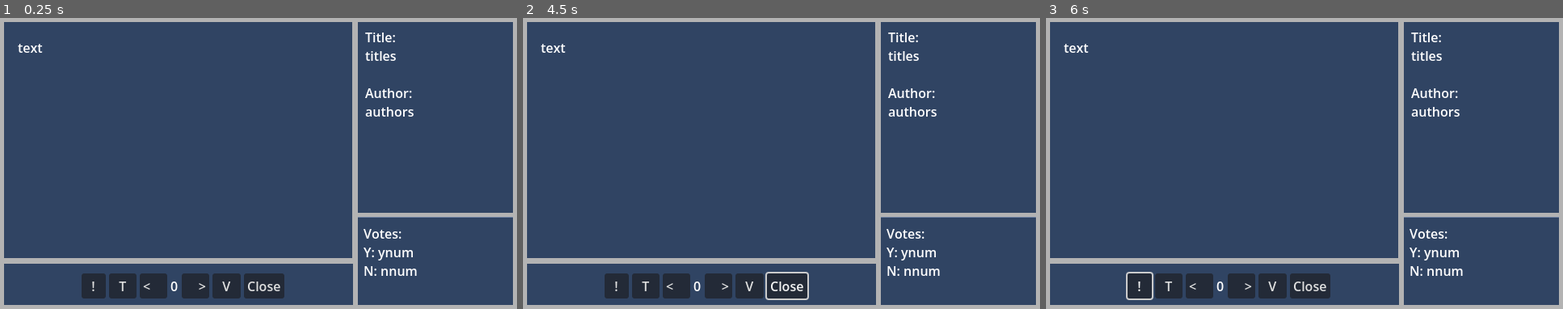
Above: before the commit, frames 1-3 (left to right).
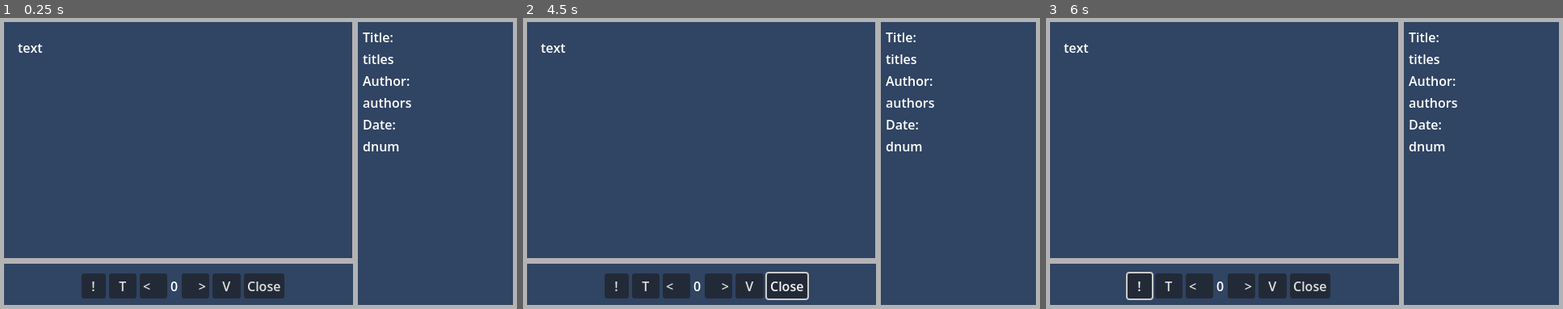
Above: after the commit, the same moments.

Repository: UrieW/urie-openresearch
Game: Godot game, scene res://scenes/app/explorers/text_explorer.tscn
Two runs of this game, one before a commit and one after it. Both use one fixed random seed, a clock stepped at 60 frames per second and the inputs below. The project has no main scene, so this scene is started directly.
Inputs (mouse positions are in pixels of both pictures, inside the frame that each line leads up to):
- Up to frame 1 (0.25 s): no input
- Up to frame 2 (4.5 s): click "!" at 0.5 s; click "T" at 1.25 s; click "<" at 2 s; click ">" at 2.75 s; click "V" at 3.5 s; tap Enter at 4.25 s; move the mouse to (895, 148) at 4.27 s; hold Right (ui_right) from 4.28 s (still down)
- Up to frame 3 (6 s): move the mouse to (1201, 178) at 5.02 s; release Right (ui_right) at 5.03 s; hold Down (ui_down) 5.03-5.78 s; move the mouse to (1356, 99) at 5.77 s; hold Right (ui_right) from 5.78 s (still down)

The runs differ from the first frame. In frame 1, 2.0% of the frame differs, in the area x 69-100%, y 5-89%; in frame 2, 2.0%; in frame 3, 2.0%.
Error in both runs: Invalid access to property or key 'body' on a base object of type 'Nil'. (res://scripts/app/explorers/text_explorer.gd:28)

Commit message:
see changelog

Diff:
--- a/scenes/app/explorers/file_explorer.tscn
+++ b/scenes/app/explorers/file_explorer.tscn
@@ -3,6 +3,7 @@
 [ext_resource type="Script" uid="uid://det80om7ugits" path="res://scripts/app/explorers/file_explorer.gd" id="1_fj7rl"]
 [ext_resource type="StyleBox" uid="uid://dov5ojj1ufpxr" path="res://shaders/windowstyle1.tres" id="1_i8734"]
 [ext_resource type="StyleBox" uid="uid://cpwrhl42uw007" path="res://shaders/windowstyle2.tres" id="1_lx5on"]
+[ext_resource type="PackedScene" uid="uid://brknac0hhad0t" path="res://scenes/ui/windows/txt_subinfo2.tscn" id="4_uji8x"]
 
 [node name="fileexplorer" type="Control" unique_id=1777768152]
 layout_mode = 3
@@ -133,17 +134,6 @@
 grow_vertical = 2
 theme_override_styles/panel = ExtResource("1_i8734")
 
-[node name="iteminfo" type="RichTextLabel" parent="subinfo1" unique_id=1044744483]
-layout_mode = 1
-anchors_preset = -1
-anchor_left = 0.074
-anchor_top = 0.042000003
-anchor_right = 0.92100006
-anchor_bottom = 0.95300007
-offset_left = 0.052000046
-offset_top = -0.12000084
-offset_right = -0.042007446
-offset_bottom = -0.08001709
-grow_horizontal = 2
-text = "item info"
-scroll_active = false
+[node name="textrows2" parent="subinfo1" unique_id=1358912823 instance=ExtResource("4_uji8x")]
+layout_mode = 0
+anchors_preset = 0
--- a/scenes/app/explorers/text_explorer.tscn
+++ b/scenes/app/explorers/text_explorer.tscn
@@ -2,6 +2,7 @@
 
 [ext_resource type="Script" uid="uid://ct2p3d4cju70b" path="res://scripts/app/explorers/text_explorer.gd" id="1_qv0mg"]
 [ext_resource type="StyleBox" uid="uid://dov5ojj1ufpxr" path="res://shaders/windowstyle1.tres" id="1_u1tf7"]
+[ext_resource type="PackedScene" uid="uid://46wjay2vvumn" path="res://scenes/ui/windows/txt_subinfo.tscn" id="3_7gvft"]
 
 [node name="textexplorer" type="Control" unique_id=1777768152]
 layout_mode = 3
@@ -97,60 +98,20 @@
 anchors_preset = -1
 anchor_left = 0.684
 anchor_right = 1.0
-anchor_bottom = 0.68600005
+anchor_bottom = 0.99700004
 offset_left = 0.23999023
-offset_bottom = 0.039978027
+offset_bottom = 1.0799866
 grow_horizontal = 0
 grow_vertical = 2
 theme_override_styles/panel = ExtResource("1_u1tf7")
 
-[node name="subtext" type="RichTextLabel" parent="subinfo" unique_id=1702908319]
-texture_filter = 1
+[node name="textrows" parent="subinfo" unique_id=1822194318 instance=ExtResource("3_7gvft")]
 layout_mode = 1
-anchors_preset = -1
-anchor_left = 0.069000006
-anchor_top = 0.049000002
-anchor_right = 0.94100004
-anchor_bottom = 0.943
-offset_left = 0.061998367
-offset_top = -0.10300064
-offset_right = -0.08201599
-offset_bottom = 0.07899475
-focus_mode = 0
-text = "Title:
-titles
-
-Author:
-authors"
-scroll_active = false
-
-[node name="subinfo2" type="Panel" parent="." unique_id=1867458799]
-layout_mode = 1
-anchors_preset = -1
-anchor_left = 0.684
-anchor_top = 0.40800002
-anchor_right = 1.0
-anchor_bottom = 1.0
-offset_left = 0.23999023
-offset_top = 94.119995
-grow_horizontal = 0
-grow_vertical = 2
-theme_override_styles/panel = ExtResource("1_u1tf7")
-
-[node name="subtext2" type="RichTextLabel" parent="subinfo2" unique_id=511787780]
-texture_filter = 1
-layout_mode = 1
-anchors_preset = -1
-anchor_left = 0.059000004
-anchor_top = 0.11800001
-anchor_right = 0.94100004
-anchor_bottom = 0.9110001
-offset_left = 0.081998825
-offset_top = -0.042012215
-offset_right = -0.08201599
-offset_bottom = -2.0430145
-focus_mode = 0
-text = "Votes:
-Y: ynum
-N: nnum"
-scroll_active = false
+anchor_left = 0.054
+anchor_top = 0.033
+anchor_right = 0.93600005
+anchor_bottom = 0.961
+offset_left = 0.09200001
+offset_top = 0.119999886
+offset_right = -0.072006226
+offset_bottom = 0.039978027
--- /dev/null
+++ b/scenes/ui/windows/txt_subinfo.tscn
@@ -0,0 +1,41 @@
+[gd_scene format=3 uid="uid://46wjay2vvumn"]
+
+[node name="textrows" type="VBoxContainer" unique_id=1822194318]
+anchors_preset = -1
+anchor_left = 0.059000004
+anchor_top = 0.036000002
+anchor_right = 0.94100004
+anchor_bottom = 0.96400005
+offset_left = 0.081998825
+offset_top = 0.03999901
+offset_right = -0.08201599
+offset_bottom = -0.040008545
+grow_horizontal = 2
+
+[node name="tilabel" type="Label" parent="." unique_id=378145644]
+layout_mode = 2
+text = "Title:"
+
+[node name="titles" type="Label" parent="." unique_id=1436214545]
+custom_maximum_size = Vector2(175, 120)
+layout_mode = 2
+text = "titles"
+autowrap_mode = 3
+
+[node name="authlabel" type="Label" parent="." unique_id=1732173655]
+layout_mode = 2
+text = "Author:"
+
+[node name="authors" type="Label" parent="." unique_id=1246249514]
+custom_maximum_size = Vector2(175, 120)
+layout_mode = 2
+text = "authors"
+autowrap_mode = 3
+
+[node name="datelabel" type="Label" parent="." unique_id=1289159441]
+layout_mode = 2
+text = "Date:"
+
+[node name="datetext" type="Label" parent="." unique_id=230739968]
+layout_mode = 2
+text = "dnum"
--- /dev/null
+++ b/scenes/ui/windows/txt_subinfo2.tscn
@@ -0,0 +1,47 @@
+[gd_scene format=3 uid="uid://brknac0hhad0t"]
+
+[node name="textrows2" type="VBoxContainer" unique_id=1358912823]
+anchors_preset = -1
+anchor_left = 0.054
+anchor_top = 0.036000002
+anchor_right = 0.95000005
+anchor_bottom = 0.97200006
+offset_left = 0.09200001
+offset_top = 0.03999901
+offset_right = 0.099990845
+offset_bottom = 0.07998657
+grow_horizontal = 2
+
+[node name="tilabel" type="Label" parent="." unique_id=2027588023]
+layout_mode = 2
+text = "Title:"
+
+[node name="titles" type="Label" parent="." unique_id=574132614]
+layout_mode = 2
+text = "titles"
+
+[node name="authlabel" type="Label" parent="." unique_id=1343002331]
+layout_mode = 2
+text = "Author:"
+
+[node name="authors" type="Label" parent="." unique_id=1961435987]
+custom_maximum_size = Vector2(175, 120)
+layout_mode = 2
+text = "authors"
+autowrap_mode = 3
+
+[node name="datelabel" type="Label" parent="." unique_id=2130078163]
+layout_mode = 2
+text = "Date:"
+
+[node name="datetext" type="Label" parent="." unique_id=210043237]
+layout_mode = 2
+text = "dnum"
+
+[node name="lenlabel" type="Label" parent="." unique_id=21844096]
+layout_mode = 2
+text = "Length:"
+
+[node name="lentext" type="Label" parent="." unique_id=511928119]
+layout_mode = 2
+text = "lnum"
Not shown, changed: assets/txt/changelog.txt
